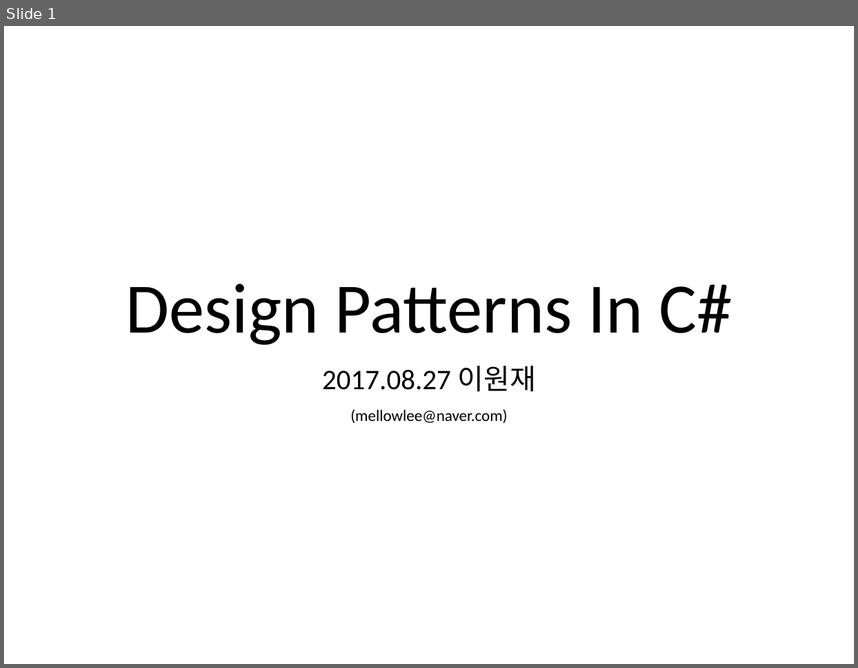
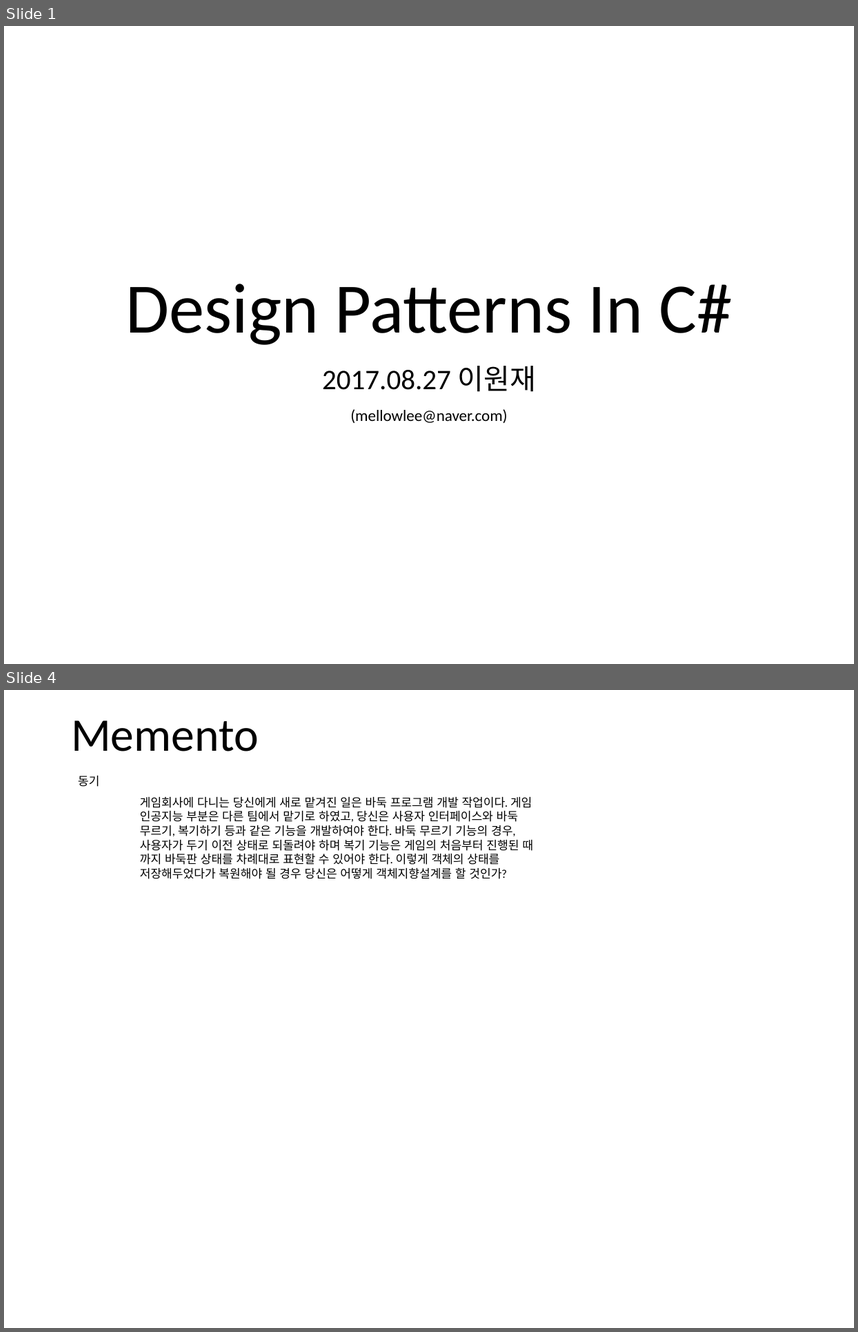
Before and after one commit to yiwonjae/Project_DesignPatternsInCSharp, a slide deck: Designpattern정리.pptx. Shown one above the other, each under a label of ours: slide 1 before the commit, slides 1 and 4 after it; the slides between them are not shown. The pictures are 858x668 and 858x1332 pixels, drawn with LibreOffice and Linux fonts; fonts in the diff are those of the drawing. Boxes give left, top, right and bottom in pixels: in the first picture for what was removed or moved away, otherwise in the second. Text is boxed around its words. In the diff, an @@ line names an element or a change of style, - is before the commit and + after.

```diff
--- a/Designpattern정리.pptx
+++ b/Designpattern정리.pptx
@@ slide 4 added at [4, 690, 854, 1328], background #FFFFFF @@
@@ title added at [71, 720, 259, 751], 39.6 pt, text #000000 @@
+Memento
@@ text added at [78, 776, 99, 787], 10 pt, text #000000 @@
+동기
@@ text added at [140, 797, 533, 879], 10 pt, text #000000 @@
+게임회사에 다니는 당신에게 새로 맡겨진 일은 바둑 프로그램 개발 작업이다. 게임 인공지능 부분은 다른 팀에서 맡기로 하였고, 당신은 사용자 인터페이스와 바둑 무르기, 복기하기 등과 같은 기능을 개발하여야 한다. 바둑 무르기 기능의 경우, 사용자가 두기 이전 상태로 되돌려야 하며 복기 기능은 게임의 처음부터 진행된 때 까지 바둑판 상태를 차례대로 표현할 수 있어야 한다. 이렇게 객체의 상태를 저장해두었다가 복원해야 될 경우 당신은 어떻게 객체지향설계를 할 것인가?
```
Also in this commit, not shown: 2 other slides added, 1 slide removed, 10 other files.
